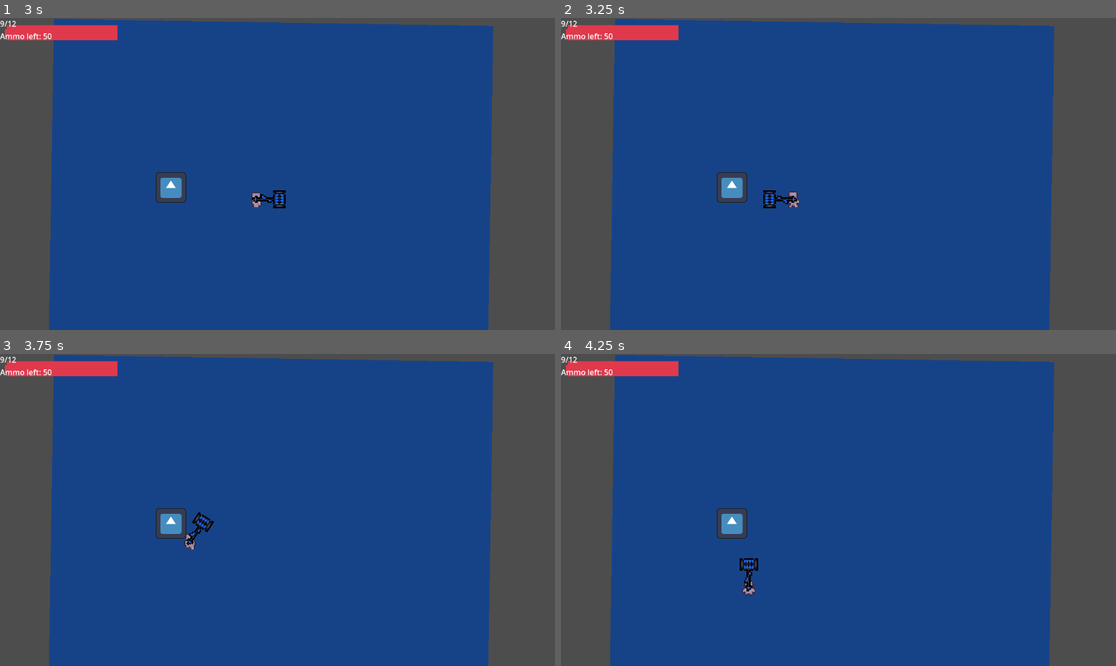
Above: before the commit, frames 1-4 (two rows, left to right).
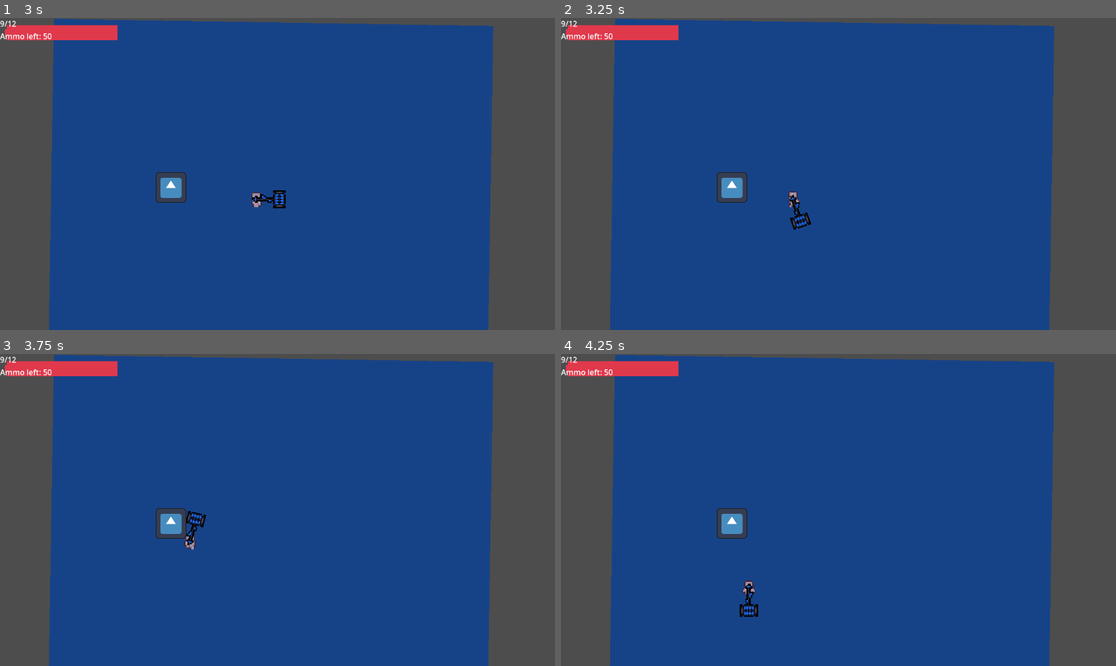
Above: after the commit, the same moments.

Repository: MettallicOnyx/Boss-Rush-Jam-Project
Game: Godot game, scene res://scenes/boss_rush_jam.tscn
Two runs of this game, one before a commit and one after it. Both use one fixed random seed, a clock stepped at 60 frames per second and the inputs below. The engine's default icon, where the game draws it, is replaced by a stand-in: a white triangle on a blue panel in a dark square.
Inputs (mouse positions are in pixels of both pictures, inside the frame that each line leads up to):
- Up to frame 1 (3 s): tap Enter (ui_accept) at 0.5, 0.77, 1.52 s; move the mouse to (249, 236) at 0.52 s; hold W (up) 0.53-2.03 s; click (249, 236) at 0.6 s; move the mouse to (444, 220) at 1.27 s; tap E (ability) at 1.35 s; click (444, 220) at 1.55 s; move the mouse to (111, 127) at 2.02 s; hold A (left) from 2.03 s (still down); click (111, 127) at 2.1 s; move the mouse to (305, 174) at 2.77 s; tap F (swap_weapon) at 2.85 s
- Up to frame 2 (3.25 s): keep holding A (left); tap Enter (ui_accept) at 3.02 s; click (866, 174) at 3.05 s
- Up to frame 3 (3.75 s): move the mouse to (194, 432) at 3.52 s; release A (left) at 3.53 s; hold S (down) from 3.53 s (still down); hold Q from 3.53 s (still down)
- Up to frame 4 (4.25 s): keep holding S (down); keep holding Q; tap Enter (ui_accept) at 3.77 s; click (755, 432) at 3.8 s

Frame 1 is identical in both runs. In frame 2, 0.4% of the frame differs, in the area x 36-46%, y 55-68%; in frame 3, 0.3%; in frame 4, 0.4%.

Commit message:
melee fix

Diff:
--- a/scripts/UI/ammo_label.gd
+++ b/scripts/UI/ammo_label.gd
@@ -1,5 +1,5 @@
 extends Label
 @export var gun: Gun
 
-func _process(delta: float) -> void:
+func _process(_delta: float) -> void:
 	text = str(gun.ammo_in_clip) + "/" + str(gun.clip_size) + "\nAmmo left: " + str(gun.current_ammo)
--- a/scripts/weapons/melee.gd
+++ b/scripts/weapons/melee.gd
@@ -3,15 +3,12 @@
 @export var attack_component: AttackComponent
 @export var damage_time: float = 0.3
 
-@export var min_spin_speed: float = 4;
-@export var max_spin_speed: float = 12;
-
-@export var charge_spins: int = 10
+@export var spin_speed = 4
 
 var player: Player
 
 var is_spinning : bool = false
-var spin_speed: float
+
 var elapsed: float = 0.0
 
 var player_dir: Vector2
@@ -37,9 +34,6 @@
 		can_hit = false
 		weapon_rotation = rotation
 		is_spinning = true;
-		spin_speed = min_spin_speed
-	elif Input.is_action_just_released("shoot"):
-		can_hit = true
 
 func attack(return_point: Vector2) -> void:
 	rotation -= PI
@@ -50,17 +44,14 @@
 	can_hit = false
 
 func spin_move(delta: float):
-	spin_speed = clamp(spin_speed, min_spin_speed, max_spin_speed)
 	rotation = lerp_angle(weapon_rotation,weapon_rotation + 360, elapsed);
 
 	elapsed += delta * spin_speed
 
-	if elapsed >= 3.5:
+	if elapsed >= 3.6:
 		elapsed = 0
-		spin_speed += (max_spin_speed - min_spin_speed) / charge_spins
-		elapsed += delta * spin_speed
+		can_hit = true
 
-	if can_hit:
 		elapsed = 0
 		is_spinning = false
 		look_at(player_dir)
